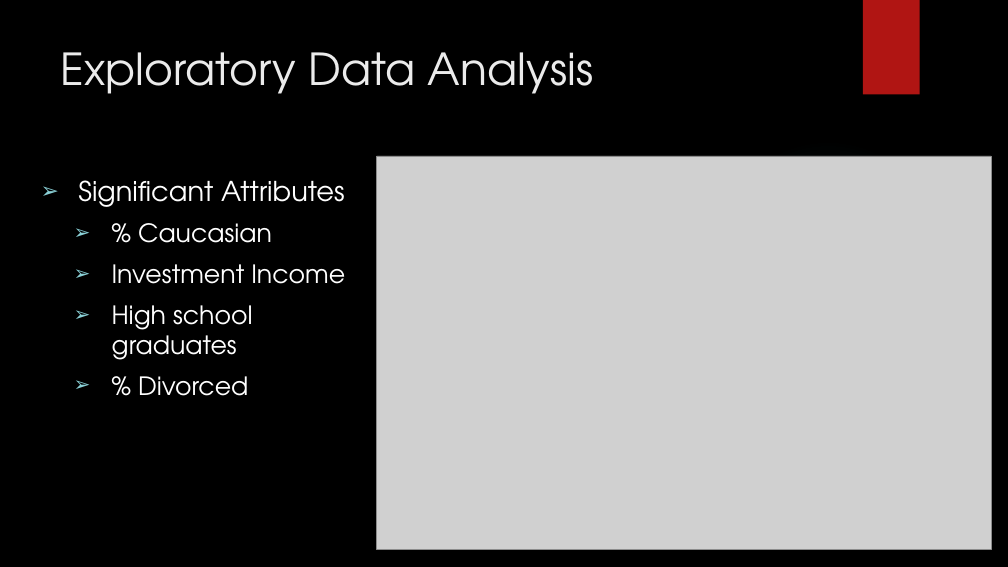
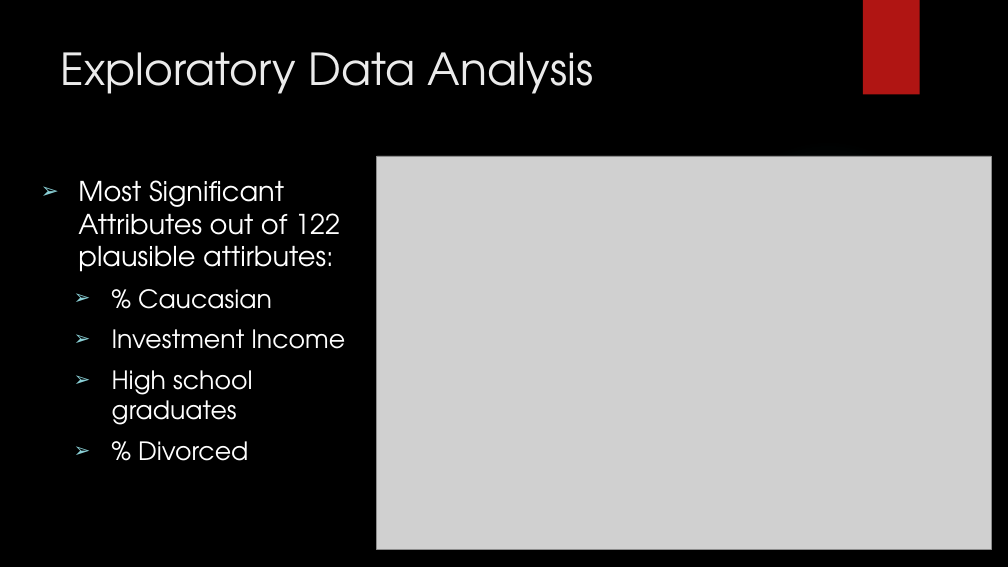
Before and after one commit to Polo08816/DataMining, a slide deck: slide 6 of GroupProject/GroupProject.pptx. Drawn at 1008x567 pixels with LibreOffice and Linux fonts; fonts in the diff are those of the drawing; grey boxes stand for pictures; background and template pictures are left out. Boxes give left, top, right and bottom in pixels: in the first picture for what was removed or moved away, otherwise in the second. Text is boxed around its words. In the diff, an @@ line names an element or a change of style, - is before the commit and + after.

```diff
--- a/GroupProject/GroupProject.pptx
+++ b/GroupProject/GroupProject.pptx
@@ text at box(78, 180, 340, 272): text changed @@
-  ➢ Significant Attributes
+  ➢ Most Significant Attributes out of 122 plausible attirbutes:
```
Also in this commit, not shown: 5 other slides changed, 1 slide added, 1 slide removed.
